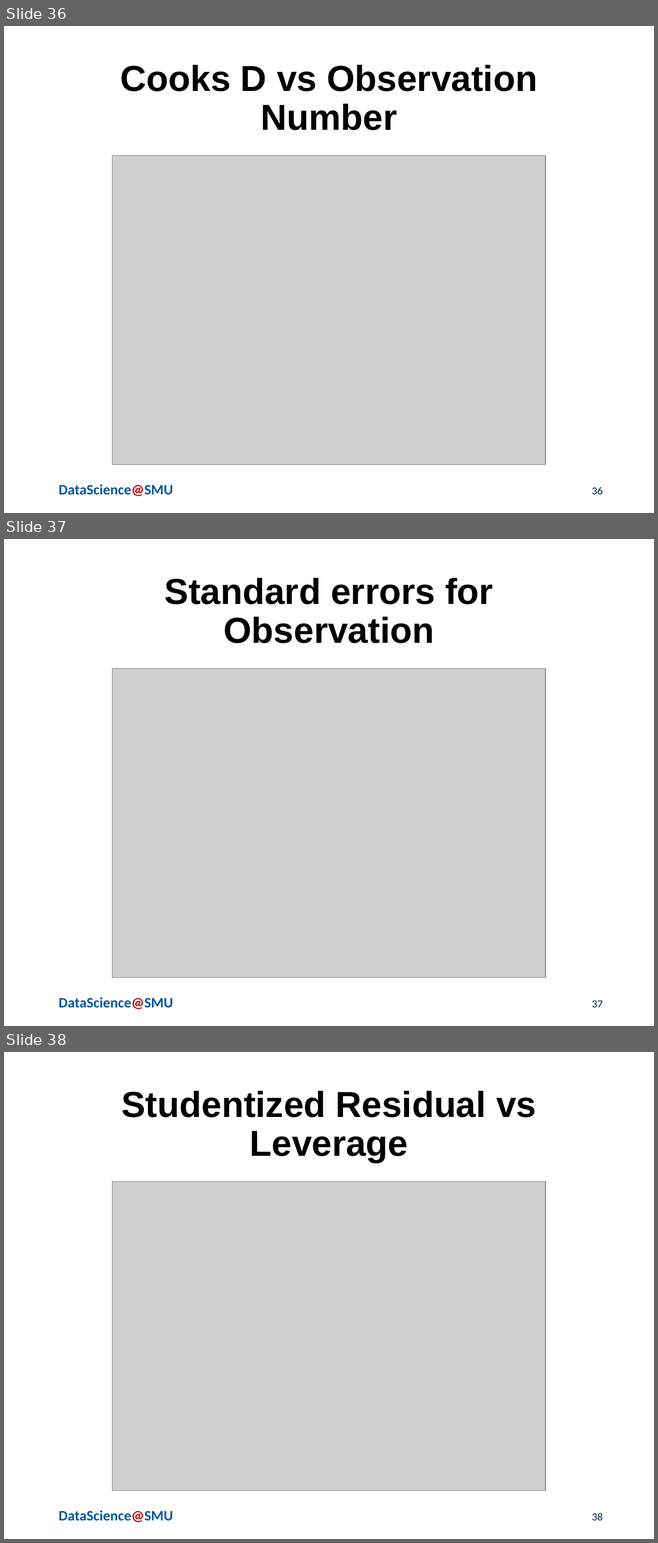
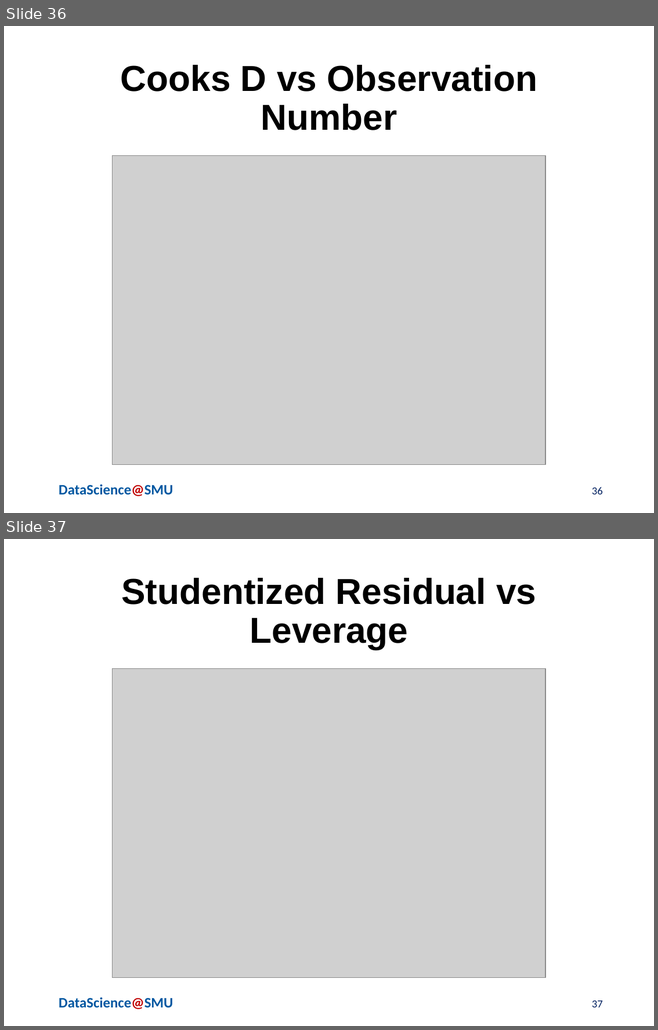
Before and after one commit to chaoshunh/SMU_MSDS, a slide deck: Doing_Data_Science/CaseStudy2/Reports/MSDSPresentationTemplatev0.1_2_2_2_2.pptx. Shown one above the other, each under a label of ours: slides 36, 37 and 38 before the commit, slides 36 and 37 after it. The pictures are 658x1543 and 658x1030 pixels, drawn with LibreOffice and Linux fonts; fonts in the diff are those of the drawing; grey boxes stand for pictures; background and template pictures are left out. Boxes give left, top, right and bottom in pixels: in the first picture for what was removed or moved away, otherwise in the second. Text is boxed around its words. In the diff, an @@ line names an element or a change of style, - is before the commit and + after.

```diff
--- a/Doing_Data_Science/CaseStudy2/Reports/MSDSPresentationTemplatev0.1_2_2_2_2.pptx
+++ b/Doing_Data_Science/CaseStudy2/Reports/MSDSPresentationTemplatev0.1_2_2_2_2.pptx
@@ slide 37 removed at (x1=4, y1=539, x2=654, y2=1026), background #FFFFFF; not listed: 1 template element that a slide beside it also shows @@
@@ title removed at (x1=165, y1=578, x2=493, y2=643) @@
-Standard errors for Observation
@@ picture removed at (x1=112, y1=669, x2=545, y2=978) @@
@@ page number removed at (x1=592, y1=1001, x2=603, y2=1008) @@
-37
@@ what was slide 38 is now slide 37 @@
@@ page number at (x1=592, y1=1001, x2=603, y2=1008): text changed @@
-38
+37
```
Also in this commit, not shown: 10 slides changed, 3 slides added, 3 other slides removed.
